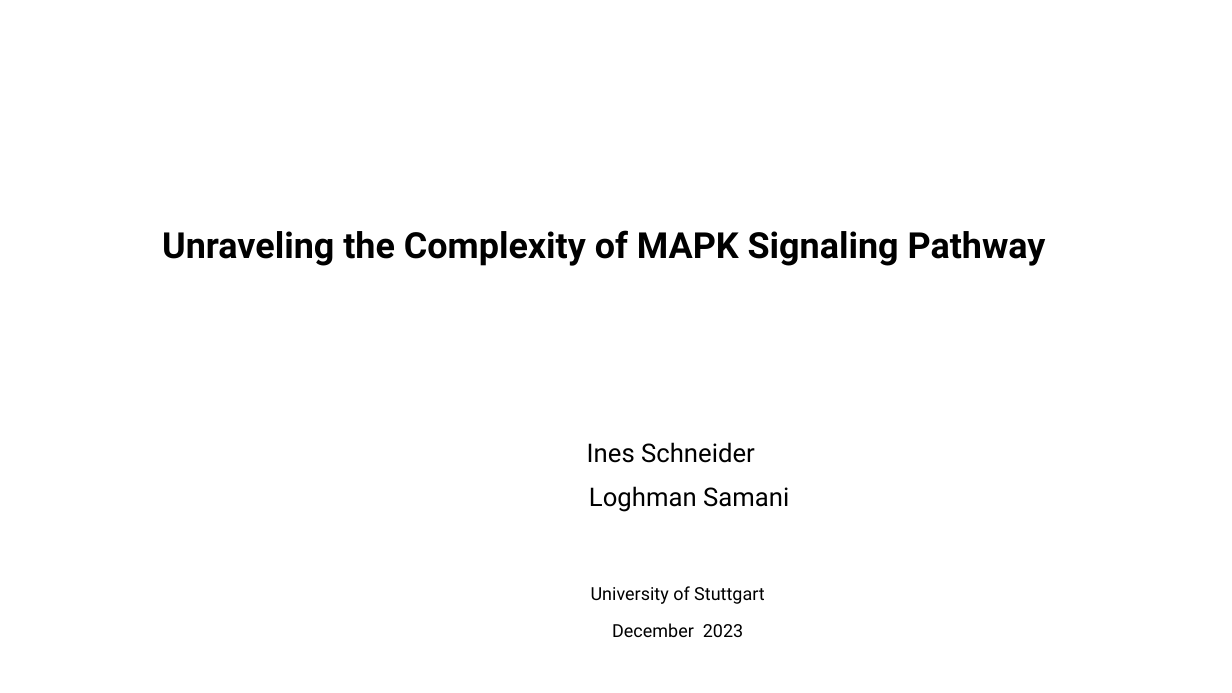
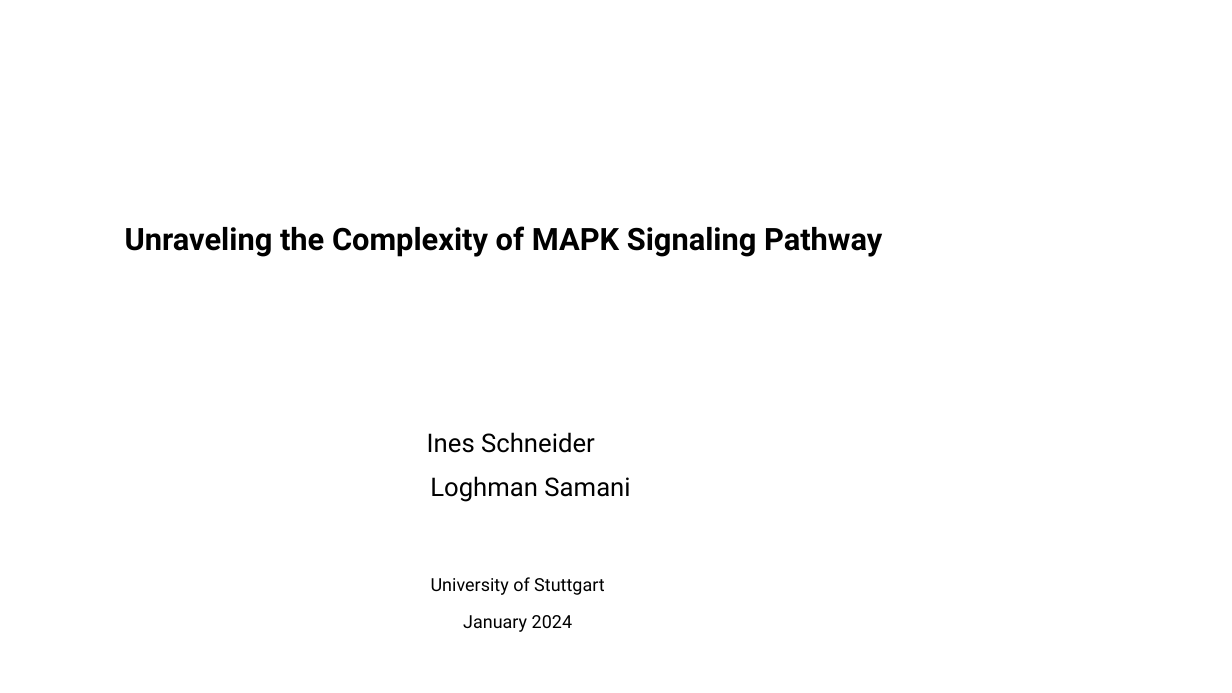
Before and after one commit to LoqmanSamani/mapk-pathway, a slide deck: slide 1 of article/presentation .odp. Drawn at 1232x693 pixels with LibreOffice and Linux fonts; fonts in the diff are those of the drawing. Boxes give left, top, right and bottom in pixels: in the first picture for what was removed or moved away, otherwise in the second. Text is boxed around its words. In the diff, an @@ line names an element or a change of style, - is before the commit and + after.

Commit message:
last update

```diff
--- a/article/presentation .odp
+++ b/article/presentation .odp
@@ text "Unraveling the Complexity of MAPK ...": place and size @@
-text "Unraveling the Complexity of MAPK ..." at (162, 230, 1046, 637)
+text "Unraveling the Complexity of MAPK ..." at (125, 226, 882, 632)
@@ text at (125, 226, 882, 257): size 28 to 24 pt in "Unraveling the Complexity of MAPK Signaling Pathway" @@
@@ text at (463, 615, 572, 632): text changed @@
-December 2023
+January 2024
```
Also in this commit, not shown: 9 other slides changed, 1 slide added.
